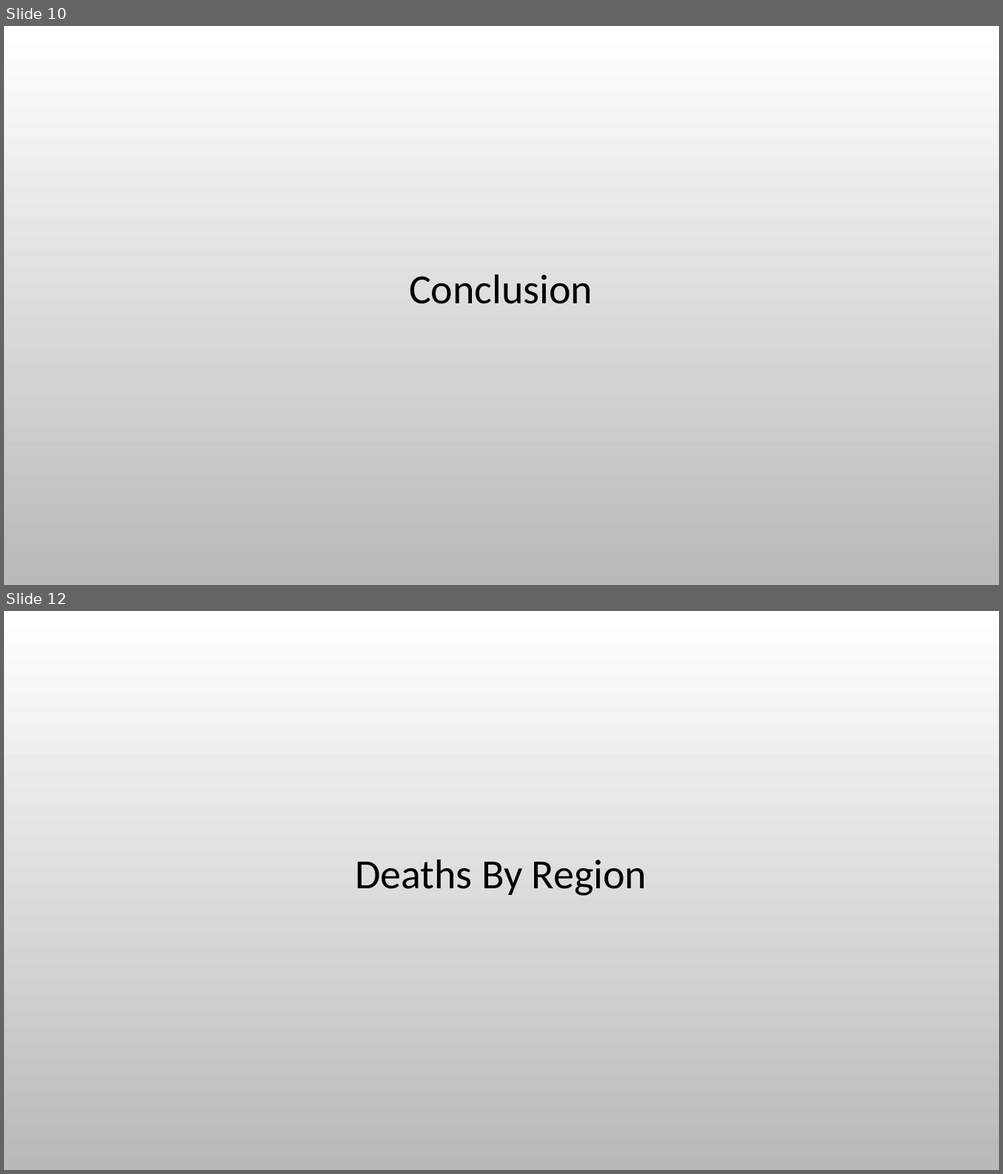
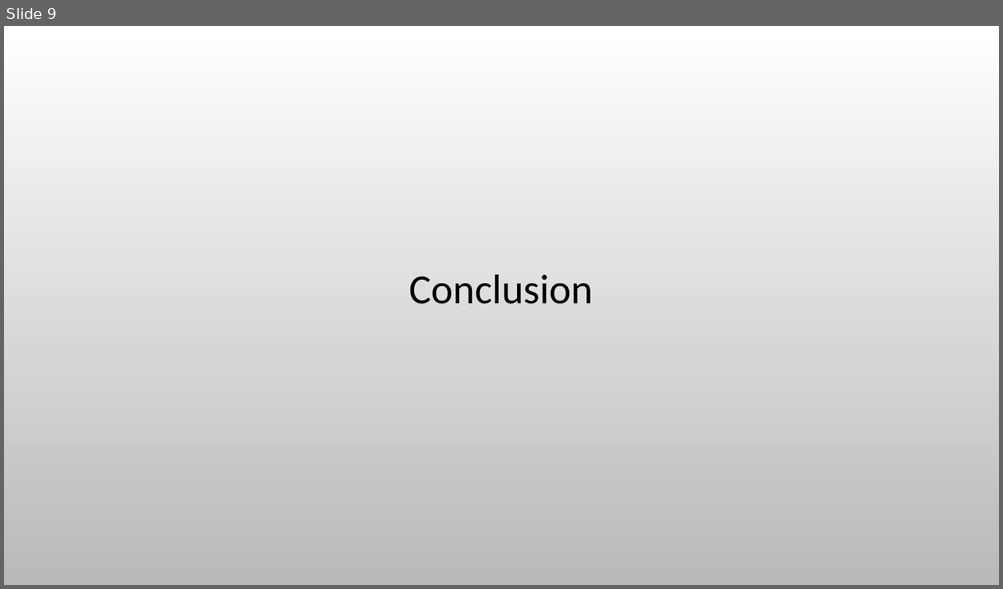
Before and after one commit to ted-dunstone/reports, a slide deck: simple/presentation.pptx. Shown one above the other, each under a label of ours: slides 10 and 12 before the commit, slide 9 after it; the slides between them are not shown. The pictures are 1003x1174 and 1003x589 pixels, drawn with LibreOffice and Linux fonts; fonts in the diff are those of the drawing; background and template pictures are left out. Boxes give left, top, right and bottom in pixels: in the first picture for what was removed or moved away, otherwise in the second. Text is boxed around its words. In the diff, an @@ line names an element or a change of style, - is before the commit and + after.

```diff
--- a/simple/presentation.pptx
+++ b/simple/presentation.pptx
@@ slide 12 removed at (4, 611, 999, 1170), background picture (left out) @@
@@ title removed at (355, 860, 646, 896) @@
-Deaths By Region
@@ what was slide 10 is now slide 9 @@
```
Also in this commit, not shown: 2 slides changed, 6 slides added, 11 other slides removed, 35 other files.
